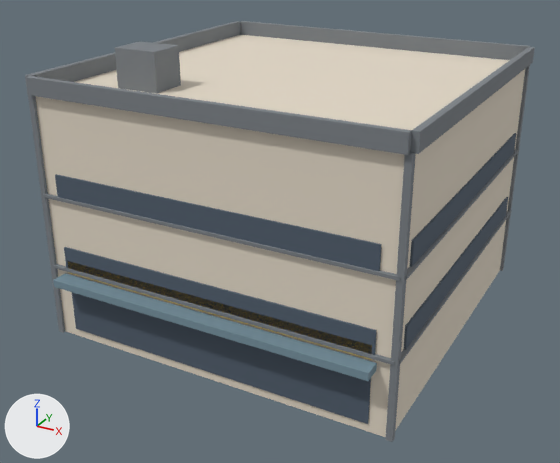
The glTF model public/buildings/lot_2x2.glb as it was, and as the next commit left it.
One viewpoint serves both versions: a 50 mm lens placed at (21.4, -20.2, 16.8), pointed at (7.1, 5.9, 3.7). Every picture has the same lights, and +X, +Y and +Z are marked at lower left. The first picture is the older version. Vertices at exactly the same position are counted once.

Objects in the first picture: 'lot_2x2'.
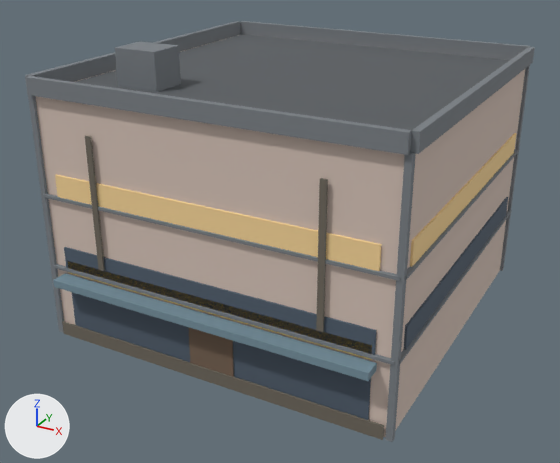
Location of each change, [x1, y1, x2, y2] in pixels of the pictures (560 x 463 px):
'lot_2x2', recoloured, reshaped: [25, 21, 535, 442] in both
part 1 of me_lot_2x2, added: after [76, 34, 510, 130]
part 2 of me_lot_2x2, added (brown): after [188, 327, 234, 376]
part 3 of me_lot_2x2, added: after [62, 321, 384, 440]
part 4 of me_lot_2x2, added: after [85, 136, 105, 271]
part 5 of me_lot_2x2, added: after [316, 178, 328, 332]
part 6 of me_lot_2x2, recoloured (greyish blue to beige): [55, 133, 516, 271] in both

Patch to the scene script:
```diff
--- a/public/buildings/lot_2x2.glb.py
+++ b/public/buildings/lot_2x2.glb.py
@@ mat_lot_2x2 @@
 mat_lot_2x2 = principled_material('lot_2x2')
-mat_lot_2x2.base_color = (0.78, 0.7, 0.58)  # pale yellow #e5dac8
+mat_lot_2x2.base_color = (0.68, 0.55, 0.48)  # pale pink #d7c4b8
 mat_lot_2x2.roughness = 0.85
@@ mat_lot_2x2_door @@
+mat_lot_2x2_door = principled_material('lot_2x2_door')
+mat_lot_2x2_door.base_color = (0.18, 0.12, 0.08)  # brown #766150
+mat_lot_2x2_door.roughness = 0.85
@@ mat_lot_2x2_roof_felt @@
+mat_lot_2x2_roof_felt = principled_material('lot_2x2_roof_felt')
+mat_lot_2x2_roof_felt.base_color = (0.1, 0.11, 0.12)  # dark grey #595d61
+mat_lot_2x2_roof_felt.roughness = 0.85
@@ mat_lot_2x2_dirt @@
+mat_lot_2x2_dirt = principled_material('lot_2x2_dirt')
+mat_lot_2x2_dirt.base_color = (0.16, 0.14, 0.11)  # brown #6f695d
+mat_lot_2x2_dirt.roughness = 0.85
@@ mat_lot_2x2_lit_glass @@
+mat_lot_2x2_lit_glass = principled_material('lot_2x2_lit_glass')
+mat_lot_2x2_lit_glass.base_color = (0.95, 0.68, 0.32)  # beige #f9d799
+mat_lot_2x2_lit_glass.roughness = 0.85
@@ me_lot_2x2 @@
 # used by ob_lot_2x2; location = (0.0, 0.0, 0.0)
-me_lot_2x2.from_pydata(...)  # 220 vertices, 348 faces; spans x -0.2..14.8, y -0.8..14.8, z 0.0..11.5
+me_lot_2x2.from_pydata(...)  # 268 vertices, 420 faces; spans x -0.2..14.8, y -0.8..14.8, z 0.0..11.5
+# me_lot_2x2 part 1: a new loose piece, a box spanning x 0.2..14.3, y 0.2..14.3, z 10.01..10.05, in mat_lot_2x2_roof_felt (dark grey #595d61)
+# me_lot_2x2 part 2: a new loose piece, a box spanning x 6.525..8.41, y -0.12..-0.02, z 0.0..2.55, in mat_lot_2x2_door (brown #766150)
+# me_lot_2x2 part 3: a new loose piece, a box spanning x 0.2..14.3, y -0.18..-0.1, z 0.0..0.55, in mat_lot_2x2_dirt (brown #6f695d)
+# me_lot_2x2 part 4: a new loose piece, a box spanning x 2.49..2.73, y -0.19..-0.11, z 3.5..8.8, in mat_lot_2x2_dirt (brown #6f695d)
+# me_lot_2x2 part 5: a new loose piece, a box spanning x 11.77..12.01, y -0.19..-0.11, z 3.5..8.8, in mat_lot_2x2_dirt (brown #6f695d)
+# me_lot_2x2 part 6: 24 faces spanning x 0.7..14.6, y -0.1..13.8, z 6.0..7.0 switch from mat_lot_2x2_glass (greyish blue #505d6c) to mat_lot_2x2_lit_glass (beige #f9d799)
+# other edits to the shape of me_lot_2x2 do not show in these pictures
 me_lot_2x2.materials.append(mat_lot_2x2)
@@ me_lot_2x2 @@
 me_lot_2x2.materials.append(mat_lot_2x2_awning)
+me_lot_2x2.materials.append(mat_lot_2x2_roof_felt)  # dark grey #595d61
+me_lot_2x2.materials.append(mat_lot_2x2_door)  # brown #766150
+me_lot_2x2.materials.append(mat_lot_2x2_dirt)  # brown #6f695d
```
